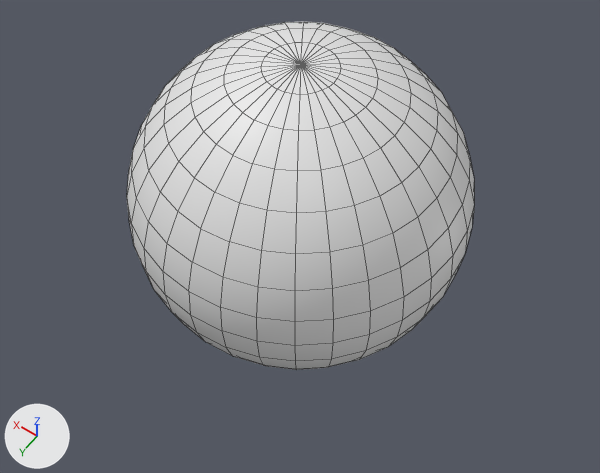
The OBJ model src/LandingMoon/Resource/Models/moon.obj: old version first, new version second.
Rendered twice from a camera (50 mm lens) standing at (-18.5, 26.0, 37.0) and looking at (-1.0, 1.5, -1.4). Lighting does not change. The marker at lower left points along +X, +Y and +Z. The picture after the commit comes second. Mesh edges are drawn as thin lines. Where no turn or scale is listed for an object, it has been applied to the vertices.

Objects in the first picture: 'Moon'.
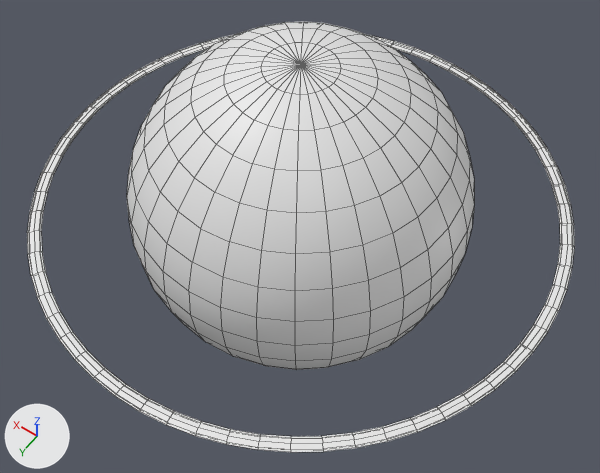
Commit message: update moon

Boxes (x1, y1, x2, y2) around the edits, measured in the pictures (600 x 473 px):
'Circle.001', added
    after: (27, 35, 574, 452)

Edits to the bpy script that builds the scene:
```text
Add me_circle_001:
    me_circle_001.from_pydata(...)  # 512 vertices, 512 faces; spans x -15.7..15.7, y -15.7..15.7, z -0.1..0.0
    me_circle_001.materials.append(mat_material_005)  # its picture is missing
Add ob_circle_001:
    ob_circle_001 = bpy.data.objects.new('Circle.001', me_circle_001)
    ob_circle_001.location = (0.0, 0.0, 0.0)
```
